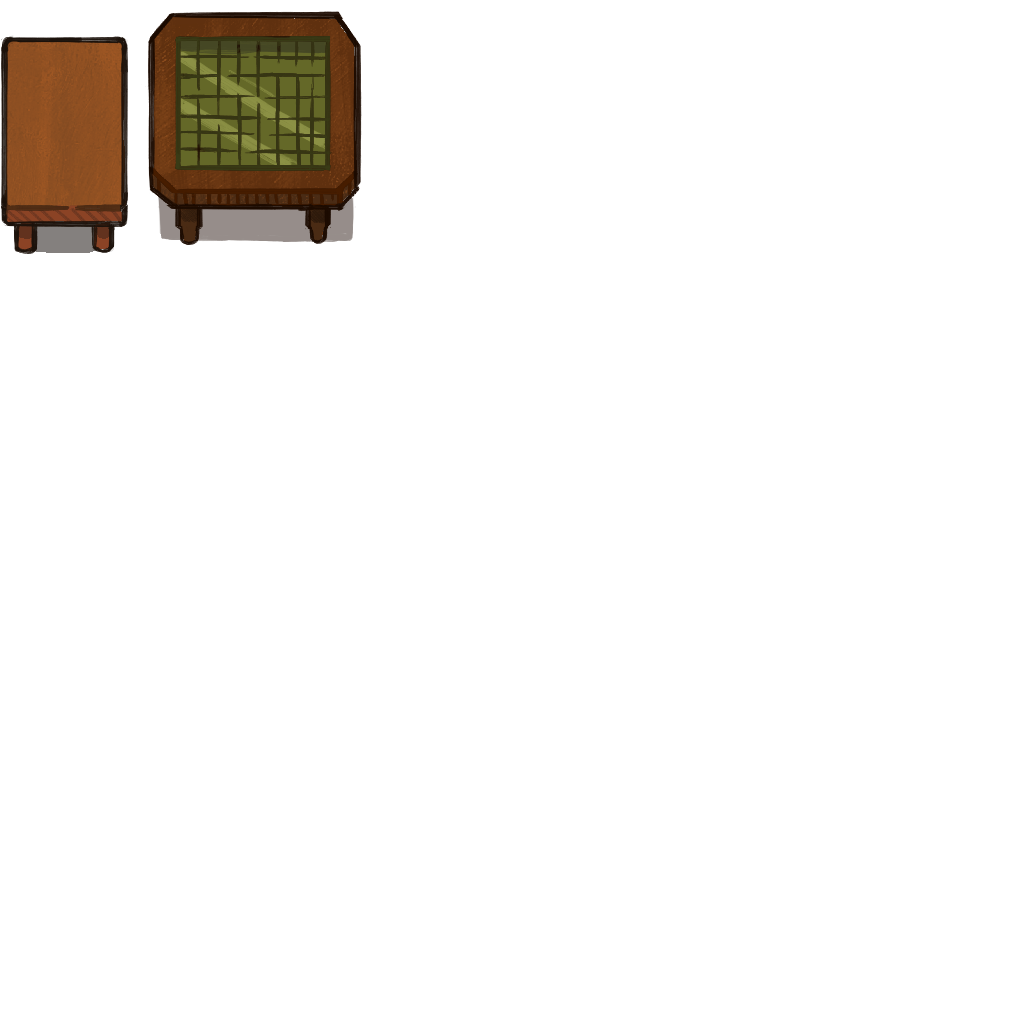
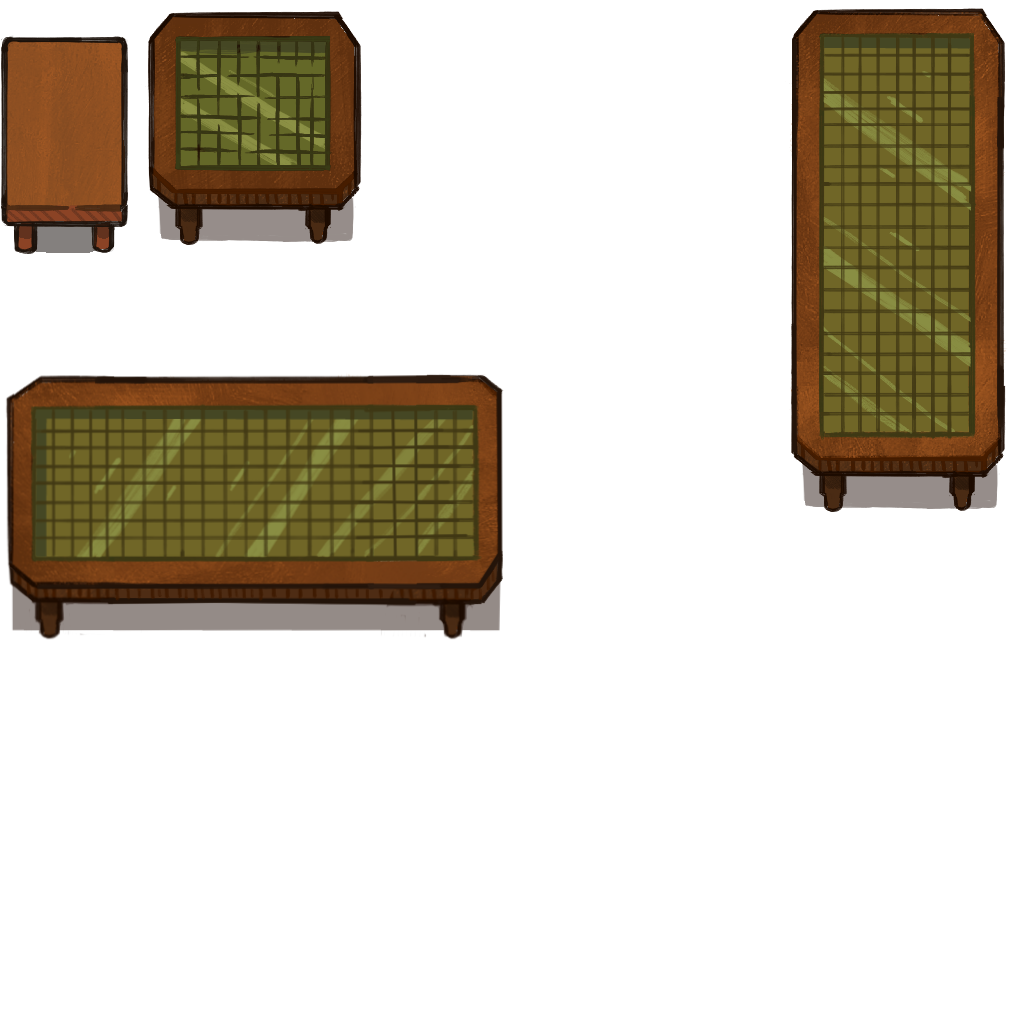
Comparing the layer stacks of the two 1024 × 1024 images. Changes:
added layer "Camada 2" above "Camada 1" over [785, 8, 1008, 512]
added layer "Camada 1" above "Layer 2" over [5, 373, 504, 640]
